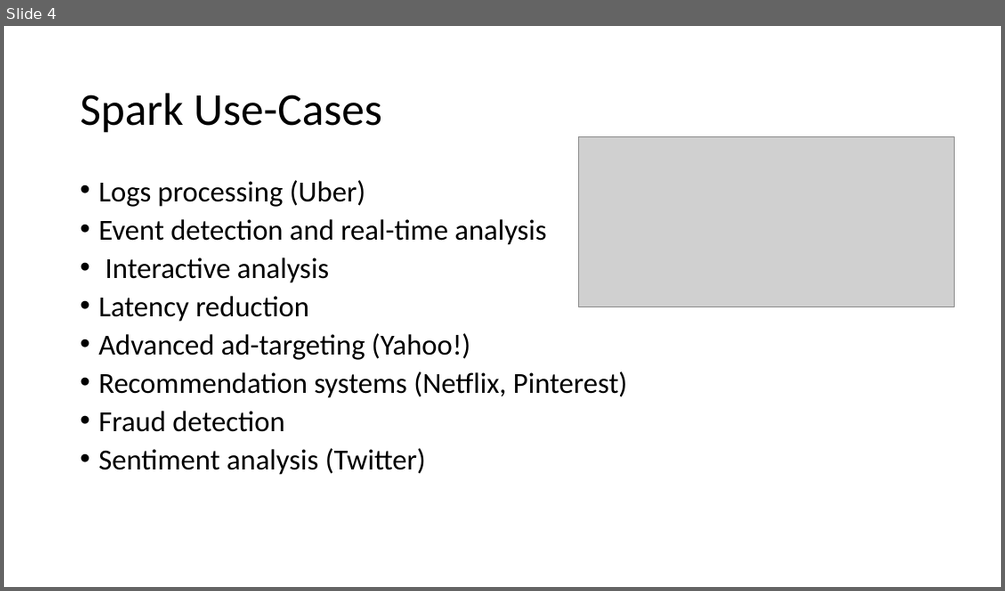
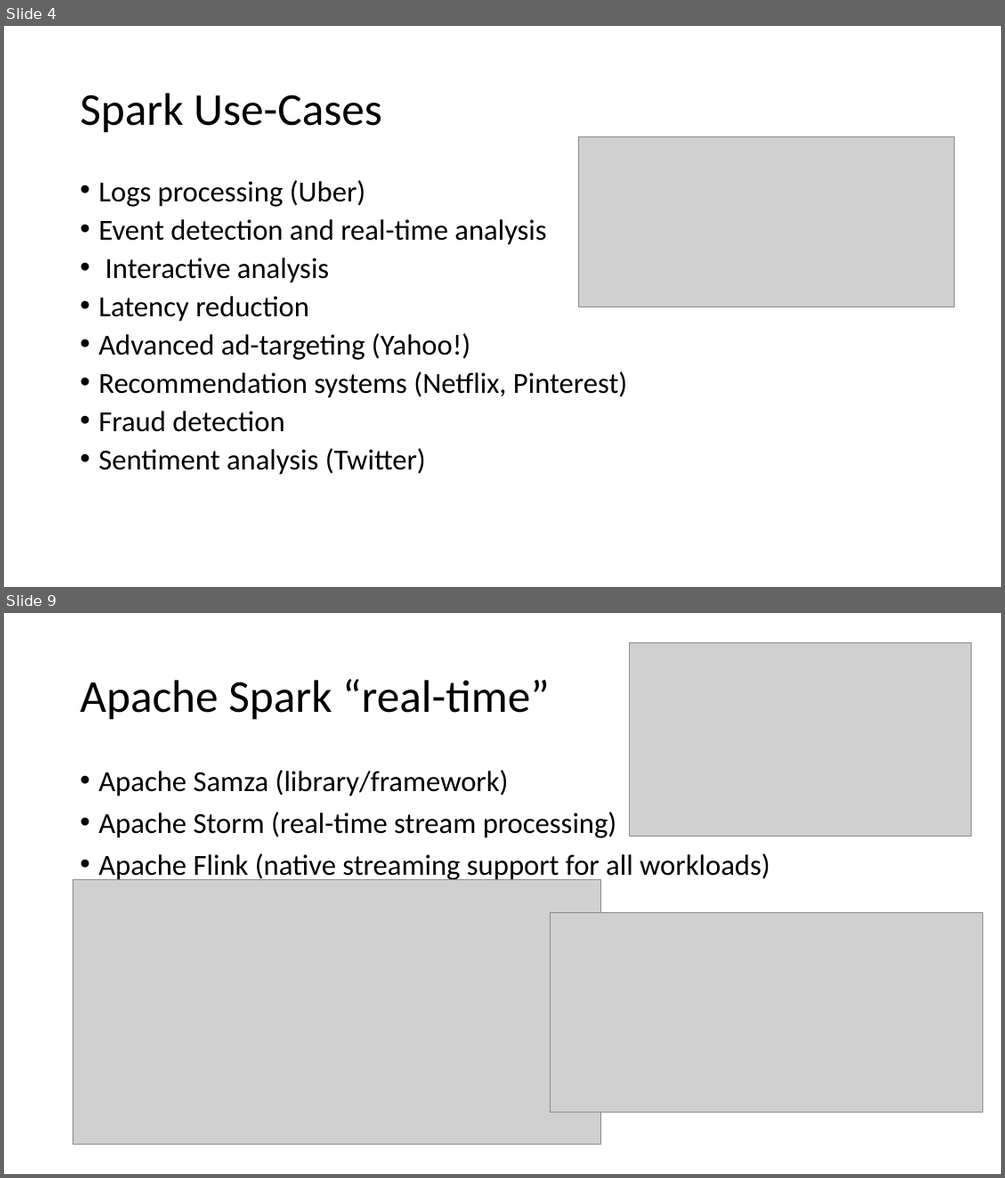
Before and after one commit to tomaztk/workshop-spark-data-engineers, a slide deck: Modules_PPT.pptx. Shown one above the other, each under a label of ours: slide 4 before the commit, slides 4 and 9 after it; the slides between them are not shown. The pictures are 1005x591 and 1005x1178 pixels, drawn with LibreOffice and Linux fonts; fonts in the diff are those of the drawing; grey boxes stand for pictures. Boxes give left, top, right and bottom in pixels: in the first picture for what was removed or moved away, otherwise in the second. Text is boxed around its words. In the diff, an @@ line names an element or a change of style, - is before the commit and + after.

```diff
--- a/Modules_PPT.pptx
+++ b/Modules_PPT.pptx
@@ slide 9 added at <box>4,613,1001,1174</box>, background #FFFFFF @@
@@ picture added at <box>629,643,971,835</box> @@
@@ title added at <box>80,679,550,720</box>, 44 pt, text #000000 @@
+Apache Spark “real-time”
@@ text added at <box>98,770,770,882</box>, 28 pt, text #000000 @@
+• Apache Samza (library/framework)
+• Apache Storm (real-time stream processing)
+• Apache Flink (native streaming support for all workloads)
@@ picture added at <box>73,880,600,1144</box> @@
@@ picture added at <box>550,912,983,1111</box> @@
```
Also in this commit, not shown: 5 other slides added.
